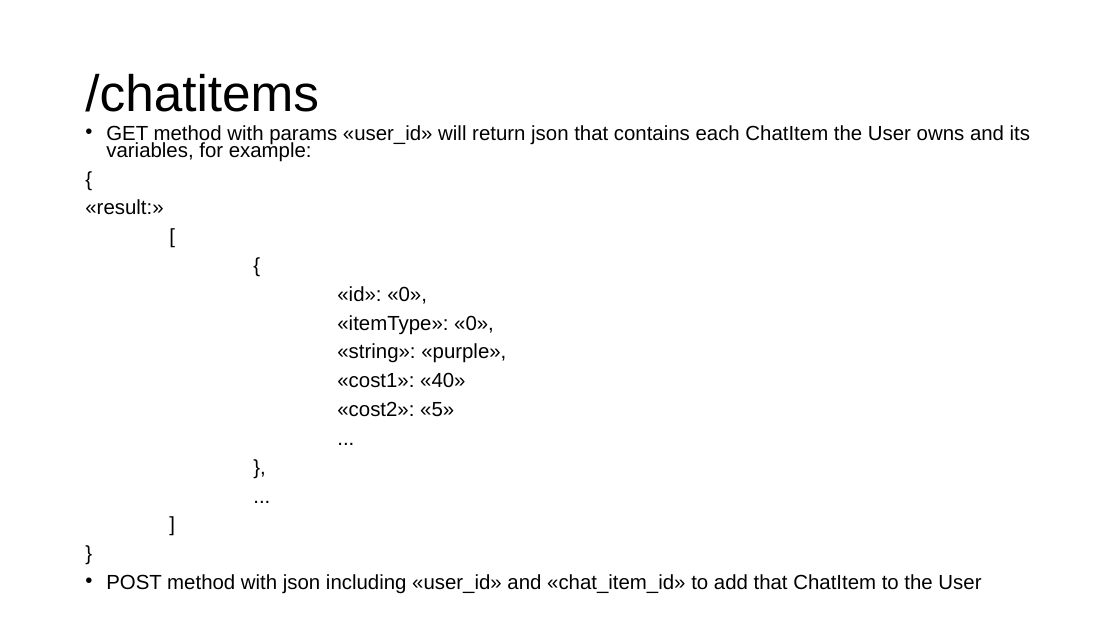
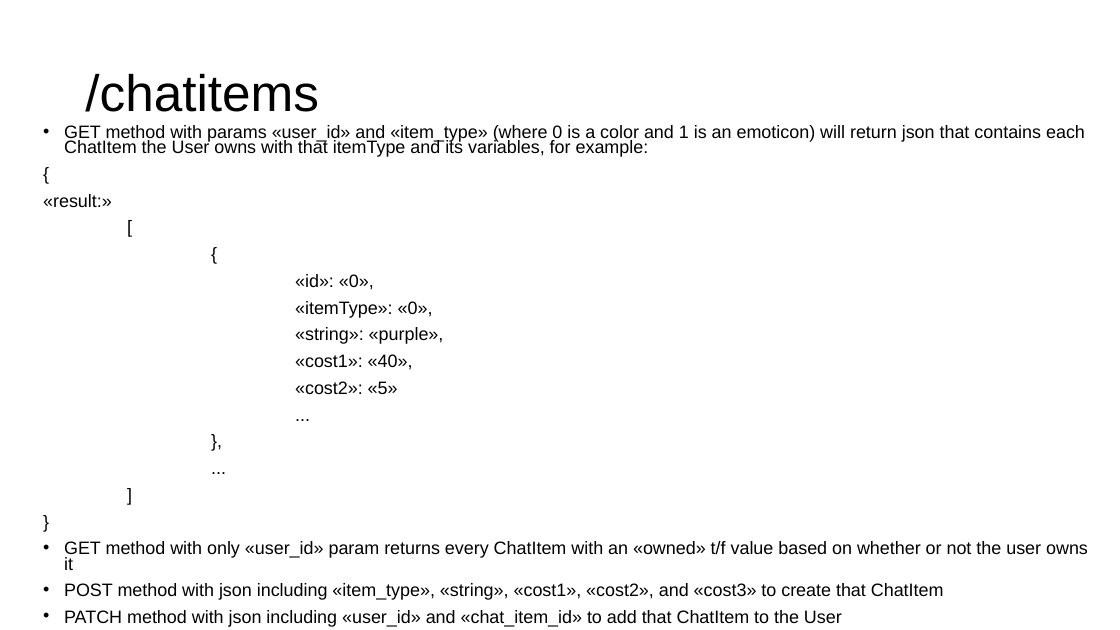
Before and after one commit to gmfk07/iu2018-backend, a slide deck: slide 26 of iu-spec-backend.pptx. Drawn at 1120x630 pixels with LibreOffice and Linux fonts; fonts in the diff are those of the drawing. Boxes give left, top, right and bottom in pixels: in the first picture for what was removed or moved away, otherwise in the second. Text is boxed around its words. In the diff, an @@ line names an element or a change of style, - is before the commit and + after.

```diff
--- a/iu-spec-backend.pptx
+++ b/iu-spec-backend.pptx
@@ text "GET method with params «user_id» ...": place and size @@
-text "GET method with params «user_id» ..." at box(85, 125, 1030, 594)
+text "GET method with params «user_id» ..." at box(43, 125, 1088, 627)
@@ text at box(64, 125, 1085, 157): text changed; size 17.5 to 15.4 pt @@
-• GET method with params «user_id» will return json that contains each ChatItem the User owns and its variables, for example:
+• GET method with params «user_id» and «item_type» (where 0 is a color and 1 is an emoticon) will return json that contains each ChatItem the User owns with that itemType and its variables, for example:
@@ text at box(43, 194, 444, 394): size 17.5 to 15.4 pt in "{", "«result:»", "[", "{" and 9 more places @@
@@ text at box(295, 354, 413, 370): text changed; size 17.5 to 15.4 pt @@
-«cost1»: «40»
+«cost1»: «40»,
@@ text at box(64, 541, 1088, 627): text changed; size 17.5 to 15.4 pt @@
-• POST method with json including «user_id» and «chat_item_id» to add that ChatItem to the User
+• GET method with only «user_id» param returns every ChatItem with an «owned» t/f value based on whether or not the user owns it
+• POST method with json including «item_type», «string», «cost1», «cost2», and «cost3» to create that ChatItem
+• PATCH method with json including «user_id» and «chat_item_id» to add that ChatItem to the User
```
Also in this commit, not shown: 3 other files.
